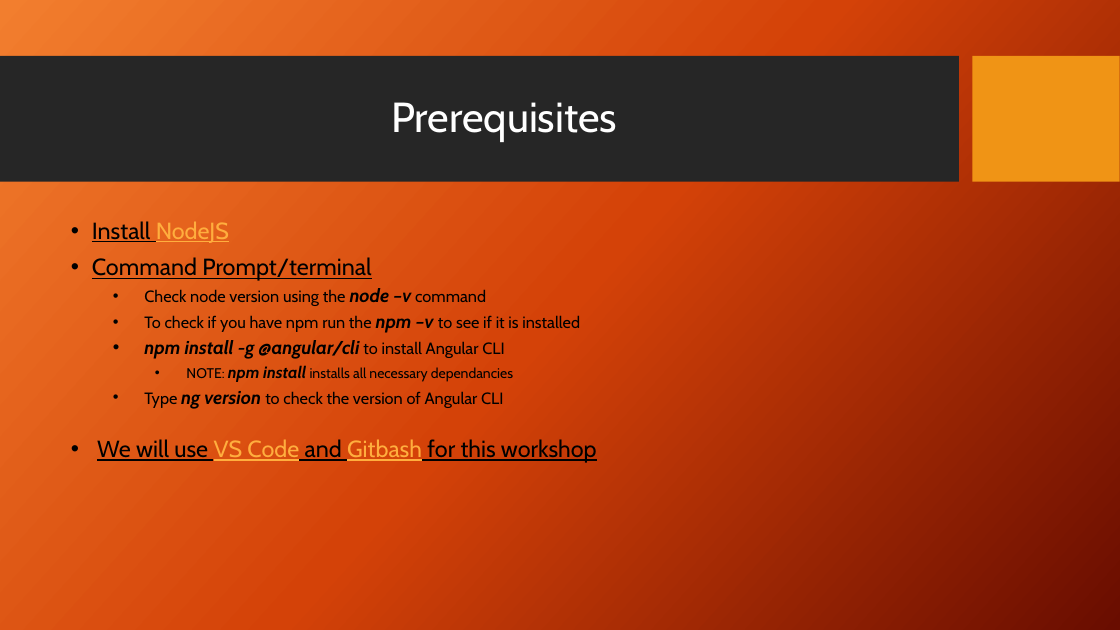
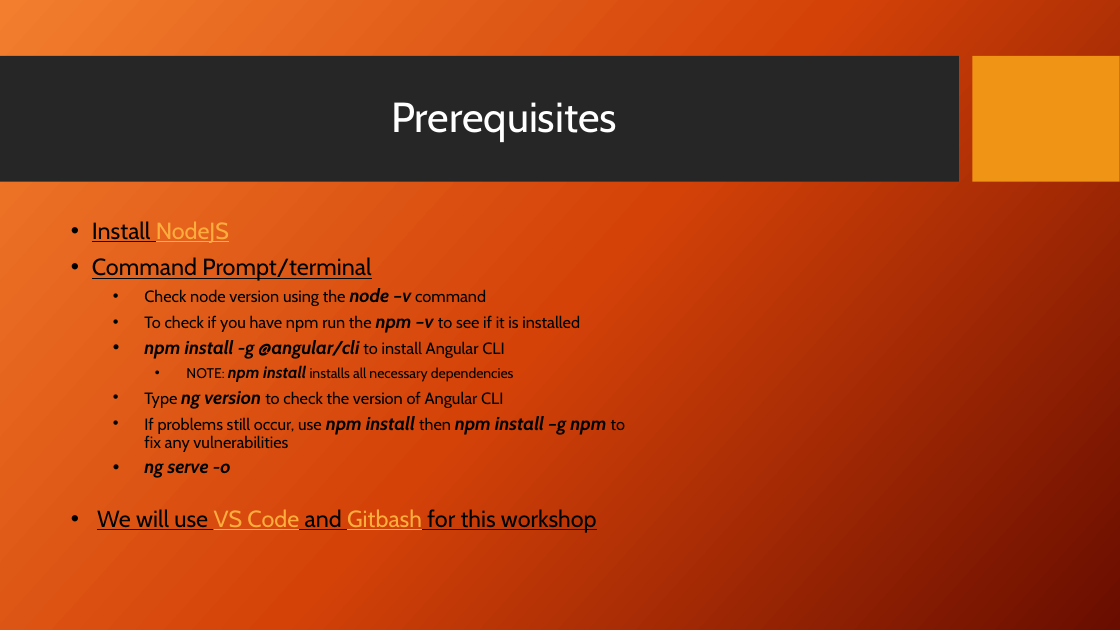
Before and after one commit to KidLanz/SID, a slide deck: slide 2 of DemoPresention/Angular Services.pptx. Drawn at 1120x630 pixels with LibreOffice and Linux fonts; fonts in the diff are those of the drawing; background and template pictures are left out. Boxes give left, top, right and bottom in pixels: in the first picture for what was removed or moved away, otherwise in the second. Text is boxed around its words. In the diff, an @@ line names an element or a change of style, - is before the commit and + after.

Commit message:
Powerpoint update

```diff
--- a/DemoPresention/Angular Services.pptx
+++ b/DemoPresention/Angular Services.pptx
@@ text at [186, 365, 514, 382]: text changed @@
-    • NOTE: npm install installs all necessary dependancies
+    • NOTE: npm install installs all necessary dependencies
@@ text at [144, 416, 625, 478]: paragraphs added @@
+  • If problems still occur, use npm install then npm install –g npm to
+    fix any vulnerabilities
+  • ng serve -o
```
